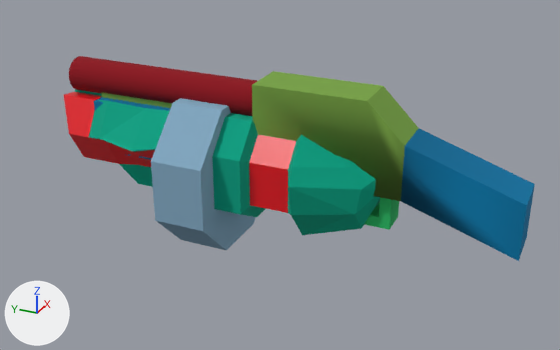
The Blender file Art Source/PRIMEOPS_2_Gear.blend: old version first, new version second.
Camera for both pictures: a camera (50 mm lens) standing at (-19.6, -8.76, 10.68) and looking at (0.17, 0.14, 0.8). The lights are fixed; the arrows at lower left show +X, +Y and +Z. The same objects are shown in both versions, whatever each file hides.

In view in the first picture: 'demolisher', 'shotgun'.
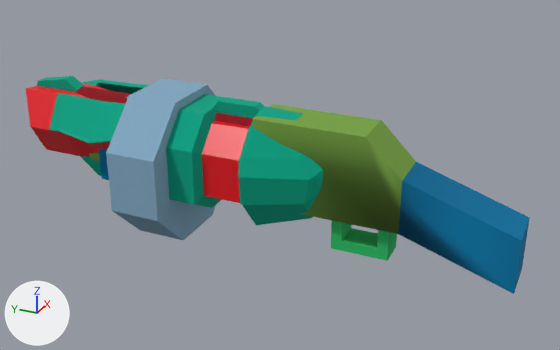
The change in detail:
Object 'demolisher' (ob_demolisher) moves from (0.0, 0.0, 0.0) to (0.0, 1.56, 0.0).
Object 'shotgun' (ob_shotgun) moves from (0.0, 0.0, 1.95) to (0.0, 0.0, 0.92).

Where the change shows, as pixel boxes [x1, y1, x2, y2] in the pictures (560 x 350 px):
'shotgun', moved
    before: [69, 56, 535, 261]
    after: [76, 87, 530, 294]
'demolisher', moved
    before: [64, 89, 380, 250]
    after: [26, 76, 323, 240]
